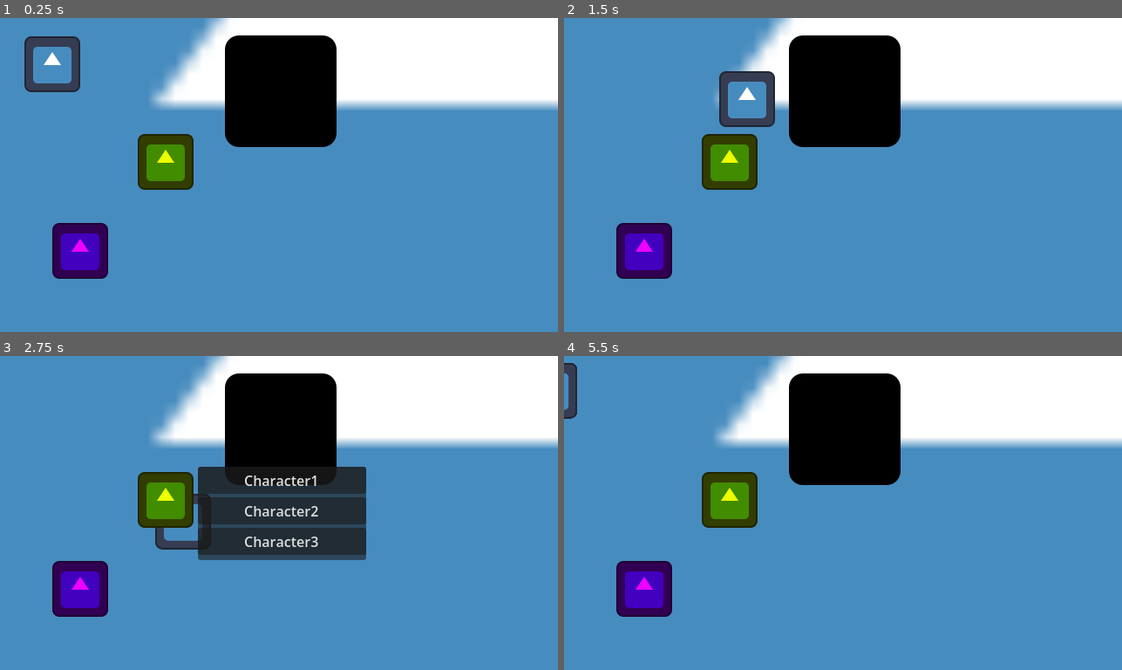
Above: before the commit, frames 1-4 (two rows, left to right).
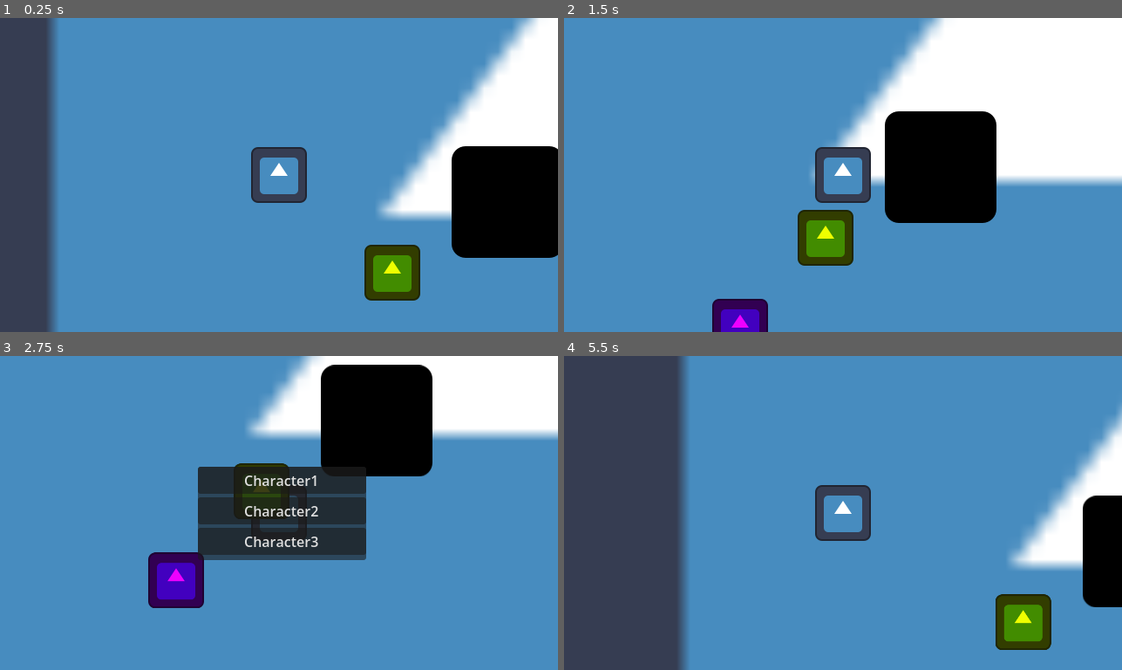
Above: after the commit, the same moments.

Repository: bri-biache/game-off-2026
Game: Godot game, scene res://scenes/test_scene.tscn
Same seed, same stepped clock (60 frames per second), same inputs: the game is played once before the commit and once after it. The engine's default icon, where the game draws it, is replaced by a stand-in: a white triangle on a blue panel in a dark square.
Inputs:
- Up to frame 1 (0.25 s): no input
- Up to frame 2 (1.5 s): tap Enter at 0.5 s; hold D (move_right) 0.53-1.28 s; hold Q (quick_party) 0.53-1.28 s; tap R (remove_party) at 0.8, 1.35 s; hold S (move_down) from 1.28 s (still down)
- Up to frame 3 (2.75 s): tap Shift (shift) at 1.55 s; release S (move_down) at 2.03 s; hold D (move_right) from 2.03 s (still down); hold Shift (shift) from 2.03 s (still down); tap Q (quick_party) at 2.3 s
- Up to frame 4 (5.5 s): release D (move_right) at 2.75 s; release Shift (shift) at 2.75 s; click "Character1" at 2.75 s; tap Space at 3.5 s; hold W (move_up) 3.53-4.28 s; tap E (interact) at 3.6 s; tap R (remove_party) at 3.8, 5.1 s; hold Q (quick_party) 4.28-5.03 s; hold A (move_left) from 4.28 s (still down); tap Shift (shift) at 4.55 s; tap Q (quick_party) at 5.3 s

The runs differ from the first frame. In frame 1, 48% of the frame differs, in the area x 0-100%, y 0-100%; in frame 2, 32%; in frame 3, 23%; in frame 4, 55%.

Commit message:
Add camera and fix Character collision logic bug

Diff:
--- a/scenes/test_scene.tscn
+++ b/scenes/test_scene.tscn
@@ -32,25 +32,29 @@
 player_controller = NodePath("../Character1/PlayerController")
 initial_character = NodePath("../Character1")
 
-[node name="ShiftMenu" type="Control" parent="CharacterManager" unique_id=30976531]
+[node name="CanvasLayer" type="CanvasLayer" parent="CharacterManager" unique_id=2034485076]
+
+[node name="ShiftMenu" type="Control" parent="CharacterManager/CanvasLayer" unique_id=30976531]
 layout_mode = 3
 anchors_preset = 0
 offset_right = 40.0
 offset_bottom = 40.0
 
-[node name="PanelContainer" type="PanelContainer" parent="CharacterManager/ShiftMenu" unique_id=1868700687]
+[node name="PanelContainer" type="PanelContainer" parent="CharacterManager/CanvasLayer/ShiftMenu" unique_id=1868700687]
 layout_mode = 0
 offset_left = 227.0
 offset_top = 127.0
 offset_right = 420.0
 offset_bottom = 234.0
 
-[node name="VBoxContainer" type="VBoxContainer" parent="CharacterManager/ShiftMenu/PanelContainer" unique_id=341706458]
+[node name="VBoxContainer" type="VBoxContainer" parent="CharacterManager/CanvasLayer/ShiftMenu/PanelContainer" unique_id=341706458]
 layout_mode = 2
 
 [node name="Character1" parent="." unique_id=1264062262 instance=ExtResource("1_g7g4h")]
 position = Vector2(60, 53)
 weapon = SubResource("Resource_wy6ai")
+
+[node name="Camera" type="Camera2D" parent="Character1" unique_id=1079825712]
 
 [node name="PlayerController" type="Node" parent="Character1" unique_id=1450404110]
 script = ExtResource("2_j8ivh")
--- a/scripts/character_manager.gd
+++ b/scripts/character_manager.gd
@@ -4,8 +4,8 @@
 @export var initial_character: CharacterBody2D
 
 @onready var characters: Array[Node] = get_tree().get_nodes_in_group("playable_characters")
-@onready var shift_menu: Control = $ShiftMenu
-@onready var item_list: VBoxContainer = $ShiftMenu/PanelContainer/VBoxContainer
+@onready var shift_menu: Control = $CanvasLayer/ShiftMenu
+@onready var item_list: VBoxContainer = $CanvasLayer/ShiftMenu/PanelContainer/VBoxContainer
 
 func _ready() -> void:
 	hide_shift_menu()
@@ -36,8 +36,11 @@
 	shift_menu.hide()
 
 func swap_character(character: Node) -> void:
+	var camera: Camera2D = player_controller.get_parent().get_node("Camera")
 	player_controller.reparent(character)
 	player_controller.update_character()
+	camera.reparent(character)
+	camera.position = Vector2.ZERO
 	update_character_collision_layers()
 
 func update_character_collision_layers() -> void:
@@ -51,6 +54,7 @@
 	for character in characters:
 		character.remove_party_member(member)
 	member.reset_party()
+	update_character_collision_layers()
 
 func add_party_member(leader: PlayableCharacter, new_member: PlayableCharacter) -> void:
 	remove_from_parties(new_member)
@@ -58,3 +62,4 @@
 	for member in leader_party:
 		member.add_party_member(new_member)
 	new_member.add_party(leader_party)
+	update_character_collision_layers()
